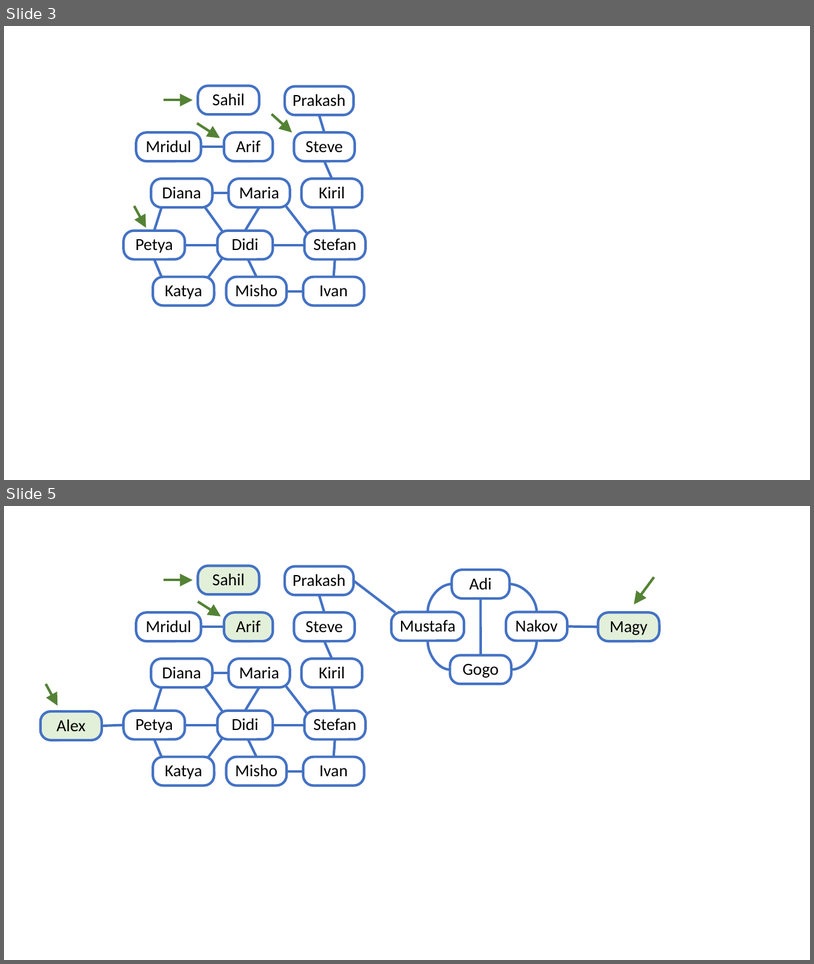
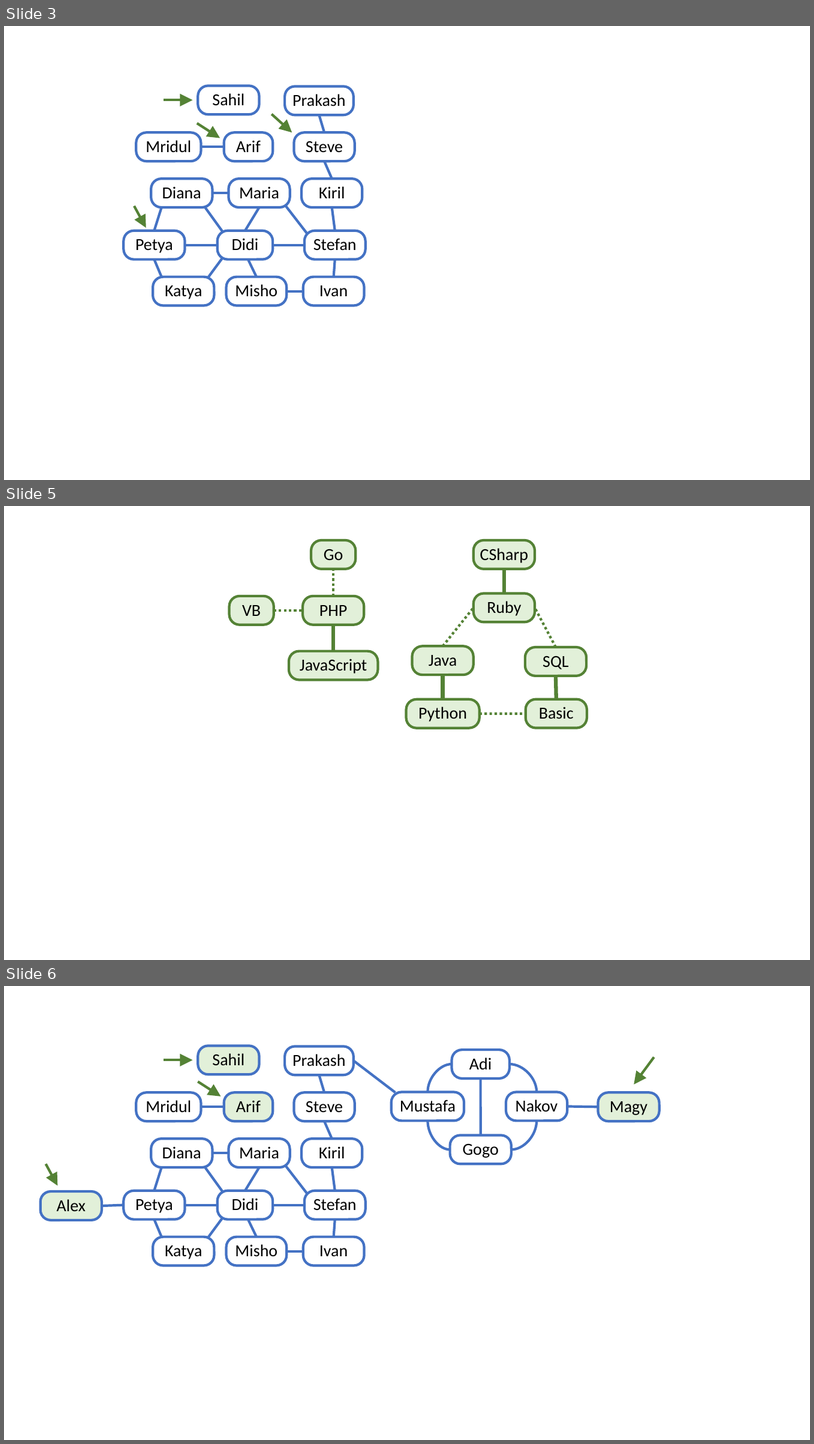
Before and after one commit to SoftUni/softuniada-2016, a slide deck: Figures.pptx. Shown one above the other, each under a label of ours: slides 3 and 5 before the commit, slides 3, 5 and 6 after it; the slides between them are not shown. The pictures are 814x964 and 814x1444 pixels, drawn with LibreOffice and Linux fonts; fonts in the diff are those of the drawing. Boxes give left, top, right and bottom in pixels: in the first picture for what was removed or moved away, otherwise in the second. Text is boxed around its words. In the diff, an @@ line names an element or a change of style, - is before the commit and + after.

```diff
--- a/Figures.pptx
+++ b/Figures.pptx
@@ slide 5 added at bbox=[4, 506, 810, 960], background #FFFFFF @@
@@ rounded rectangle added at bbox=[311, 540, 356, 569], fill #E2F0D9, outline #548235 3 pt, 20 pt, text #000000 @@
+Go
@@ rounded rectangle added at bbox=[474, 540, 535, 569], fill #E2F0D9, outline #548235 3 pt, 20 pt, text #000000 @@
+CSharp
@@ line added from (333, 596) to (333, 569), #548235 3 pt dashed @@
@@ line added from (504, 593) to (504, 569), #548235 4.5 pt @@
@@ rounded rectangle added at bbox=[474, 593, 535, 622], fill #E2F0D9, outline #548235 3 pt, 20 pt, text #000000 @@
+Ruby
@@ rounded rectangle added at bbox=[230, 596, 275, 625], fill #E2F0D9, outline #548235 3 pt, 20 pt, text #000000 @@
+VB
@@ line added from (274, 610) to (303, 610), #548235 3 pt dashed @@
@@ rounded rectangle added at bbox=[303, 596, 364, 625], fill #E2F0D9, outline #548235 3 pt, 20 pt, text #000000 @@
+PHP
@@ line added from (443, 646) to (474, 607), #548235 3 pt dashed @@
@@ line added from (557, 647) to (535, 607), #548235 3 pt dashed @@
@@ line added from (333, 651) to (333, 625), #548235 4.5 pt @@
@@ rounded rectangle added at bbox=[413, 646, 473, 674], fill #E2F0D9, outline #548235 3 pt, 20 pt, text #000000 @@
+Java
@@ rounded rectangle added at bbox=[525, 647, 587, 675], fill #E2F0D9, outline #548235 3 pt, 20 pt, text #000000 @@
+SQL
@@ rounded rectangle added at bbox=[289, 651, 378, 679], fill #E2F0D9, outline #548235 3 pt, 20 pt, text #000000 @@
+JavaScript
@@ line added from (443, 699) to (443, 675), #548235 4.5 pt @@
@@ line added from (557, 699) to (557, 676), #548235 4.5 pt @@
@@ rounded rectangle added at bbox=[406, 699, 479, 727], fill #E2F0D9, outline #548235 3 pt, 20 pt, text #000000 @@
+Python
@@ rounded rectangle added at bbox=[526, 699, 587, 727], fill #E2F0D9, outline #548235 3 pt, 20 pt, text #000000 @@
+Basic
@@ line added from (479, 714) to (526, 714), #548235 3 pt dashed @@
@@ what was slide 5 is now slide 6 @@
```
Also in this commit, not shown: 2 slides changed.
